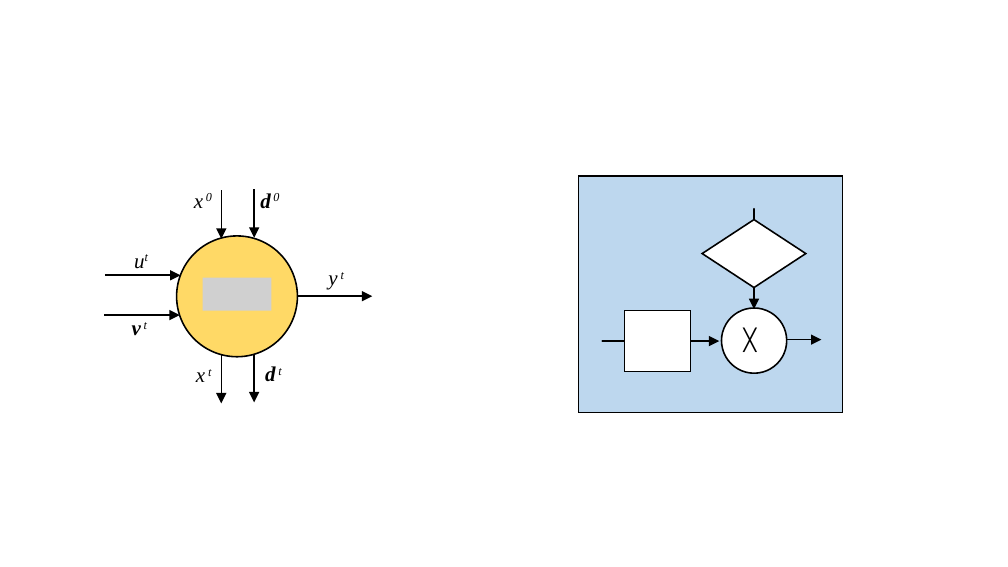
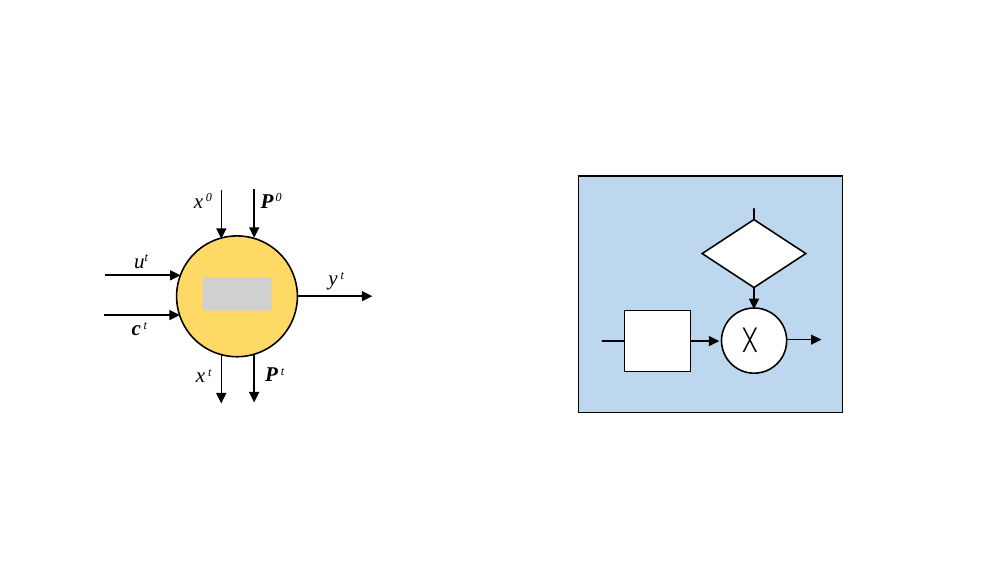
Before and after one commit to ihux/htm-study, a slide deck: slide 1 of doc/Sequence Memory.pptx. Drawn at 1008x567 pixels with LibreOffice and Linux fonts; fonts in the diff are those of the drawing; grey boxes stand for pictures. Boxes give left, top, right and bottom in pixels: in the first picture for what was removed or moved away, otherwise in the second. Text is boxed around its words. In the diff, an @@ line names an element or a change of style, - is before the commit and + after.

```diff
--- a/doc/Sequence Memory.pptx
+++ b/doc/Sequence Memory.pptx
@@ text at (261,193,282,208): text changed @@
-d 0
+P 0
@@ text at (132,322,147,336): text changed @@
-v t
+c t
@@ text at (265,367,284,381): text changed @@
-d t
+P t
```
Also in this commit, not shown: 4 other slides changed, 2 slides added, 3 other files.
